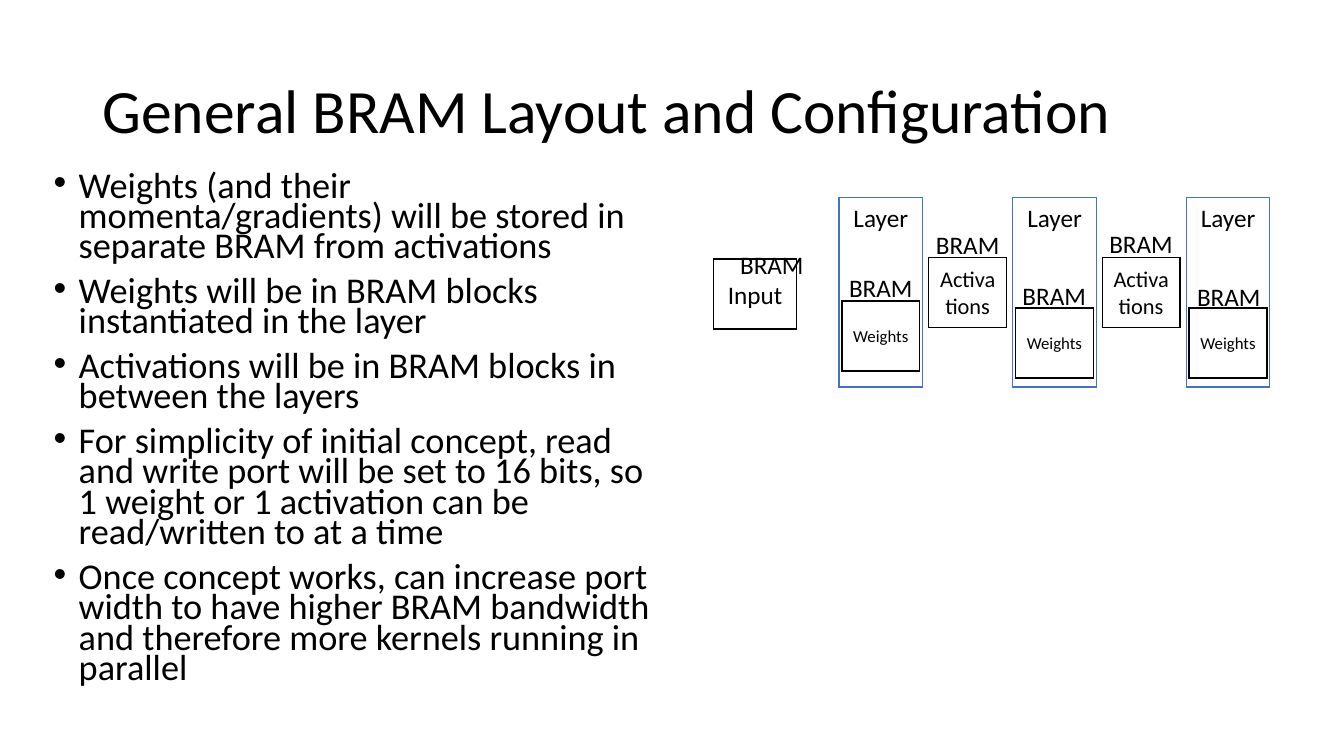
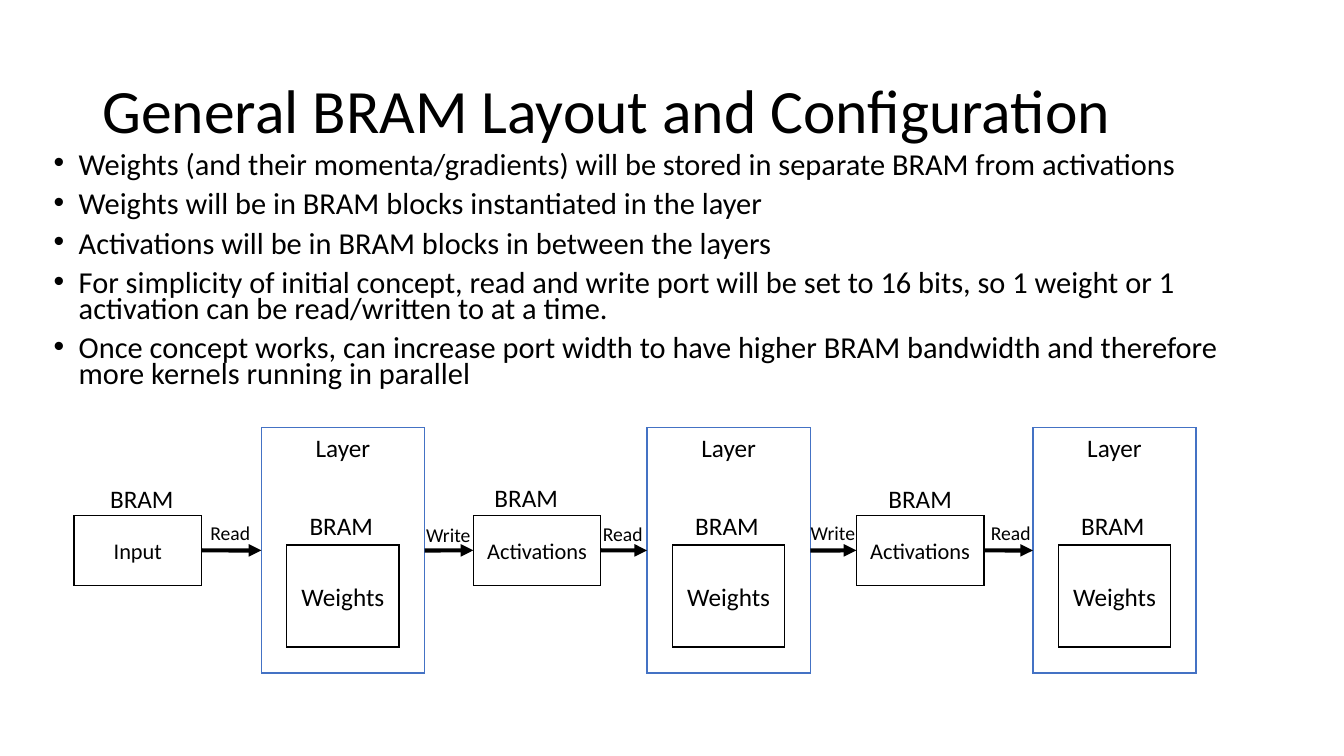
Before and after one commit to erikgroving/NeuralNetworkHardwareAccelerator, a slide deck: slide 11 of WeeklyPresentations/update6_04_08.pptx. Drawn at 1344x756 pixels with LibreOffice and Linux fonts; fonts in the diff are those of the drawing. Boxes give left, top, right and bottom in pixels: in the first picture for what was removed or moved away, otherwise in the second. Text is boxed around its words. In the diff, an @@ line names an element or a change of style, - is before the commit and + after.

```diff
--- a/WeeklyPresentations/update6_04_08.pptx
+++ b/WeeklyPresentations/update6_04_08.pptx
@@ text "Weights (and their momenta/gradients) will ...": place and size @@
-text "Weights (and their momenta/gradients) will ..." at <box>79,171,649,686</box>
+text "Weights (and their momenta/gradients) will ..." at <box>79,153,1217,390</box>
@@ text at <box>79,153,1217,390</box>: size 25.9 to 21.7 pt in "Weights (and their momenta/gradients) will be stored ...", "Weights will be in BRAM blocks instantiated ...", "Activations will be in BRAM blocks in ...", "Once concept works, can increase port width ..." @@
@@ text at <box>79,272,1174,321</box>: text changed; size 25.9 to 21.7 pt @@
-• For simplicity of initial concept, read and write port will be set to 16 bits, so 1 weight or 1 activation can be read/written to at a time
+• For simplicity of initial concept, read and write port will be set to 16 bits, so 1 weight or 1 activation can be read/written to at a time.
@@ rectangle "Layer": place and size @@
-rectangle "Layer" at <box>1013,198,1097,387</box>
+rectangle "Layer" at <box>261,427,424,673</box>
@@ rectangle "Layer": place and size @@
-rectangle "Layer" at <box>839,198,923,387</box>
+rectangle "Layer" at <box>647,427,811,673</box>
@@ rectangle "Layer": place and size @@
-rectangle "Layer" at <box>1187,198,1270,387</box>
+rectangle "Layer" at <box>1033,427,1197,673</box>
@@ text "BRAM" rewrapped from <box>1022,288,1085,309</box> to <box>110,491,173,508</box> @@
@@ text "BRAM" rewrapped from <box>936,237,999,258</box> to <box>494,490,557,507</box> @@
@@ text "BRAM" rewrapped from <box>1109,236,1172,258</box> to <box>888,491,951,508</box> @@
@@ text "BRAM" rewrapped from <box>849,280,912,302</box> to <box>695,518,758,535</box> @@
@@ text "BRAM": place and size @@
-text "BRAM" at <box>1197,289,1260,309</box>
+text "BRAM" at <box>1081,518,1144,535</box>
@@ text "BRAM" rewrapped from <box>740,257,803,280</box> to <box>82,544,145,551</box> @@
@@ rectangle "Input": place and size @@
-rectangle "Input" at <box>714,259,798,330</box>
+rectangle "Input" at <box>75,515,203,586</box>
@@ rectangle "Input" at <box>75,515,203,586</box>: size 18 to 16 pt @@
@@ text added at <box>210,526,250,546</box>, 14 pt, text #000000 @@
+Read
@@ text added at <box>310,518,373,535</box>, 18 pt, text #000000 @@
+BRAM
@@ text added at <box>426,528,470,548</box>, 14 pt, text #000000 @@
+Write
@@ rectangle "Activations": place and size @@
-rectangle "Activations" at <box>929,257,1006,328</box>
+rectangle "Activations" at <box>474,515,602,586</box>
@@ text added at <box>603,527,643,547</box>, 14 pt, text #000000 @@
+Read
@@ text added at <box>811,526,855,546</box>, 14 pt, text #000000 @@
+Write
@@ rectangle "Activations": place and size @@
-rectangle "Activations" at <box>1102,257,1180,328</box>
+rectangle "Activations" at <box>857,515,985,586</box>
@@ text added at <box>991,526,1031,546</box>, 14 pt, text #000000 @@
+Read
@@ arrow added from (202, 551) to (261, 551), #000000 3 pt @@
@@ size 12 to 18 pt in 3 elements at <box>1059,545,1171,648</box>, <box>673,545,784,648</box>, <box>287,545,399,648</box> @@
@@ rectangle "Weights": place and size @@
-rectangle "Weights" at <box>1016,308,1094,378</box>
+rectangle "Weights" at <box>287,545,399,648</box>
@@ arrow added from (424, 551) to (474, 551), #000000 3 pt @@
@@ arrow added from (601, 551) to (647, 551), #000000 3 pt @@
@@ rectangle "Weights": place and size @@
-rectangle "Weights" at <box>842,301,920,372</box>
+rectangle "Weights" at <box>673,545,784,648</box>
@@ arrow added from (811, 551) to (857, 551), #000000 3 pt @@
@@ arrow added from (984, 551) to (1033, 551), #000000 3 pt @@
@@ rectangle "Weights": place and size @@
-rectangle "Weights" at <box>1190,308,1267,378</box>
+rectangle "Weights" at <box>1059,545,1171,648</box>
```
Also in this commit, not shown: 1 other slide changed, 3 slides added, 7 other files.
